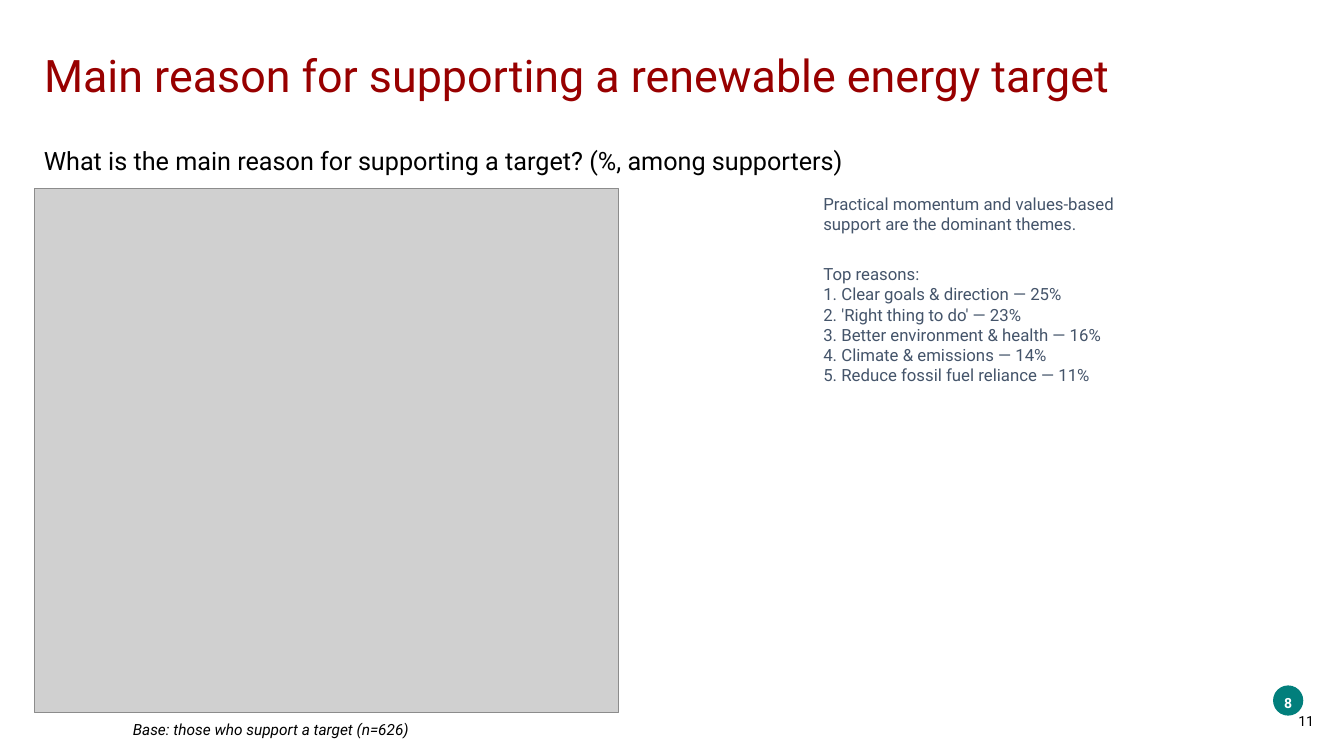
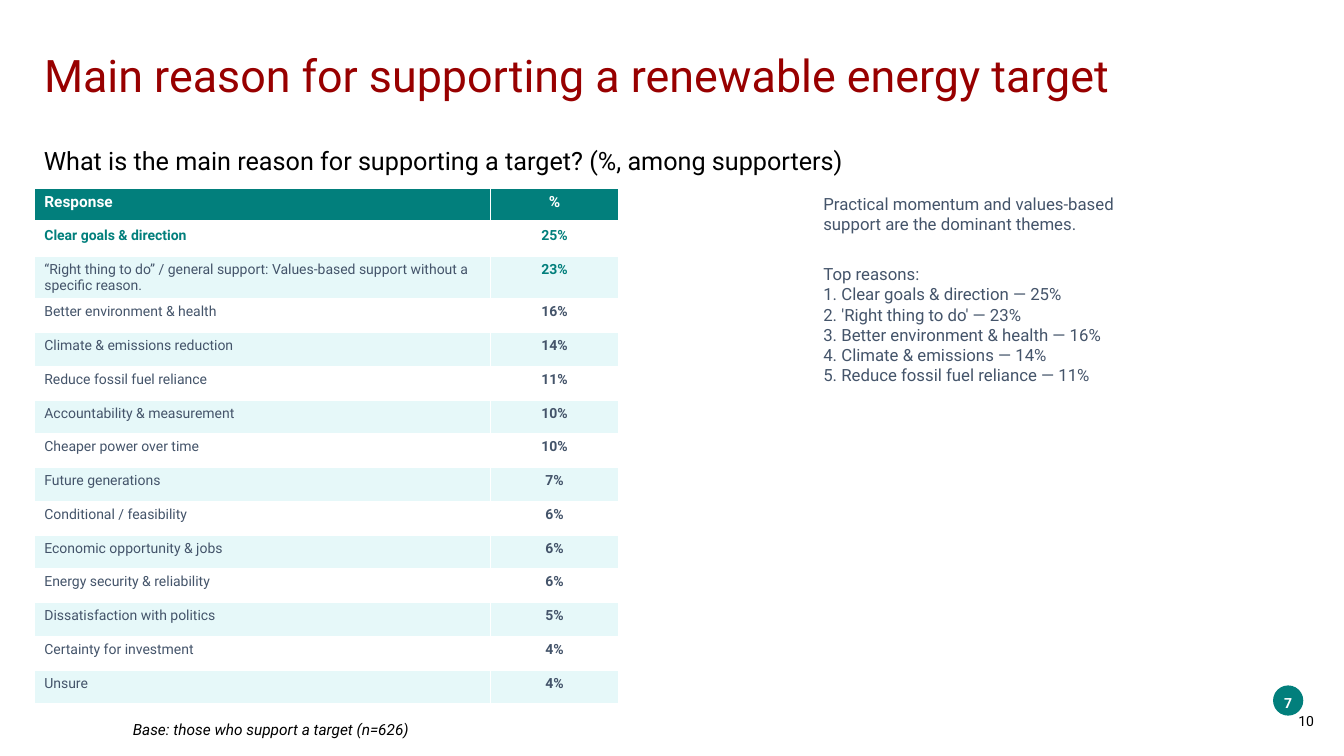
Before and after one commit to ThomasB4242/Test-1, a slide deck: slide 10 of sample_data/wa_energy_output.pptx (slide 11 before the commit). Drawn at 1344x756 pixels with LibreOffice and Linux fonts; fonts in the diff are those of the drawing; grey boxes stand for pictures; background and template pictures are left out. Boxes give left, top, right and bottom in pixels: in the first picture for what was removed or moved away, otherwise in the second. Text is boxed around its words. In the diff, an @@ line names an element or a change of style, - is before the commit and + after.

```diff
--- a/sample_data/wa_energy_output.pptx
+++ b/sample_data/wa_energy_output.pptx
@@ picture removed at [34,189,619,713] @@
@@ table added at [34,189,619,696], 15 rows, 2 columns @@
+Response | %
+Clear goals & direction | 25%
+“Right thing to do” / general support: Values-based support without a specific reason. | 23%
+Better environment & health | 16%
+Climate & emissions reduction | 14%
+Reduce fossil fuel reliance | 11%
+Accountability & measurement | 10%
+Cheaper power over time | 10%
+Future generations | 7%
+Conditional / feasibility | 6%
+Economic opportunity & jobs | 6%
+Energy security & reliability | 6%
+Dissatisfaction with politics | 5%
+Certainty for investment | 4%
+Unsure | 4%
@@ text at [1284,698,1292,708]: text changed @@
-8
+7
@@ page number at [1298,716,1314,726]: text changed @@
-11
+10
```
Also in this commit, not shown: 3 other slides changed, 1 slide removed, 5 other files.
